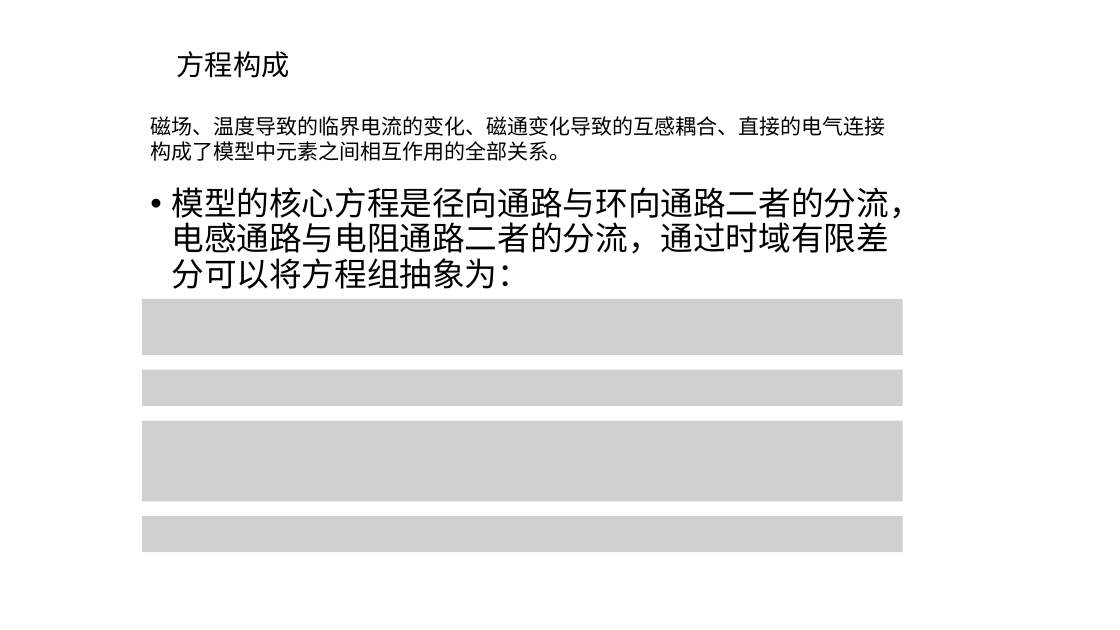
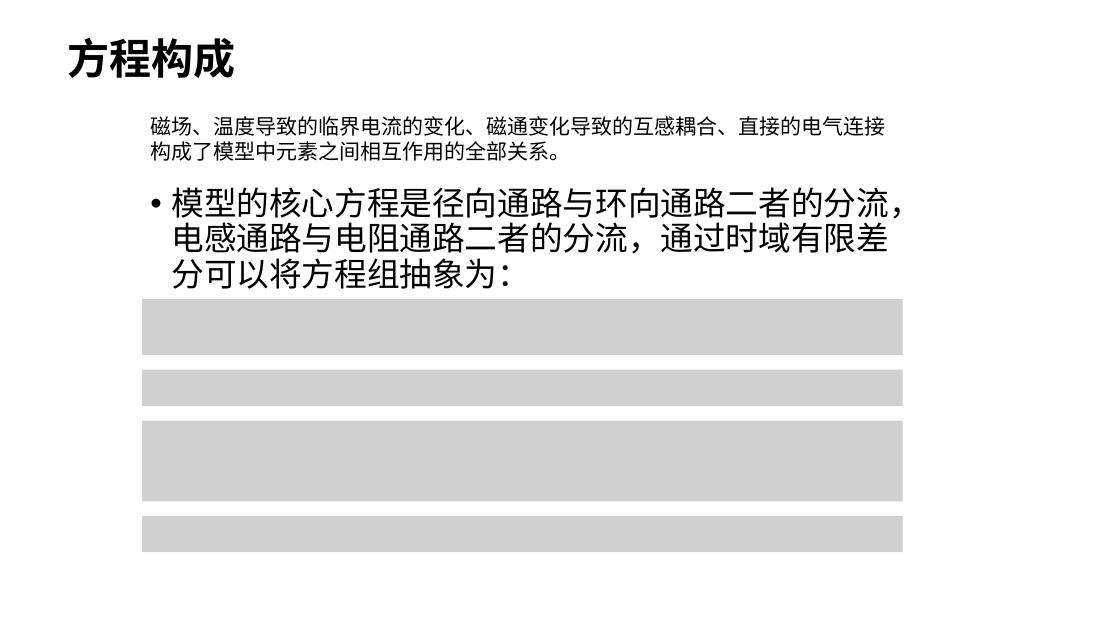
Before and after one commit to ql11/RR-coil-GC-model, a slide deck: slide 5 of 讲解.pptx. Drawn at 1120x630 pixels with LibreOffice and Linux fonts; fonts in the diff are those of the drawing; grey boxes stand for pictures. Boxes give left, top, right and bottom in pixels: in the first picture for what was removed or moved away, otherwise in the second. Text is boxed around its words. In the diff, an @@ line names an element or a change of style, - is before the commit and + after.

```diff
--- a/讲解.pptx
+++ b/讲解.pptx
@@ text "方程构成": place and size @@
-text "方程构成" at bbox=[177, 51, 290, 78]
+text "方程构成" at bbox=[67, 38, 235, 78]
@@ text "方程构成" at bbox=[67, 38, 235, 78]: size 24.2 to 36 pt, bold on; line spacing 0.7 to 0.9 @@
```
Also in this commit, not shown: 6 other slides changed.
